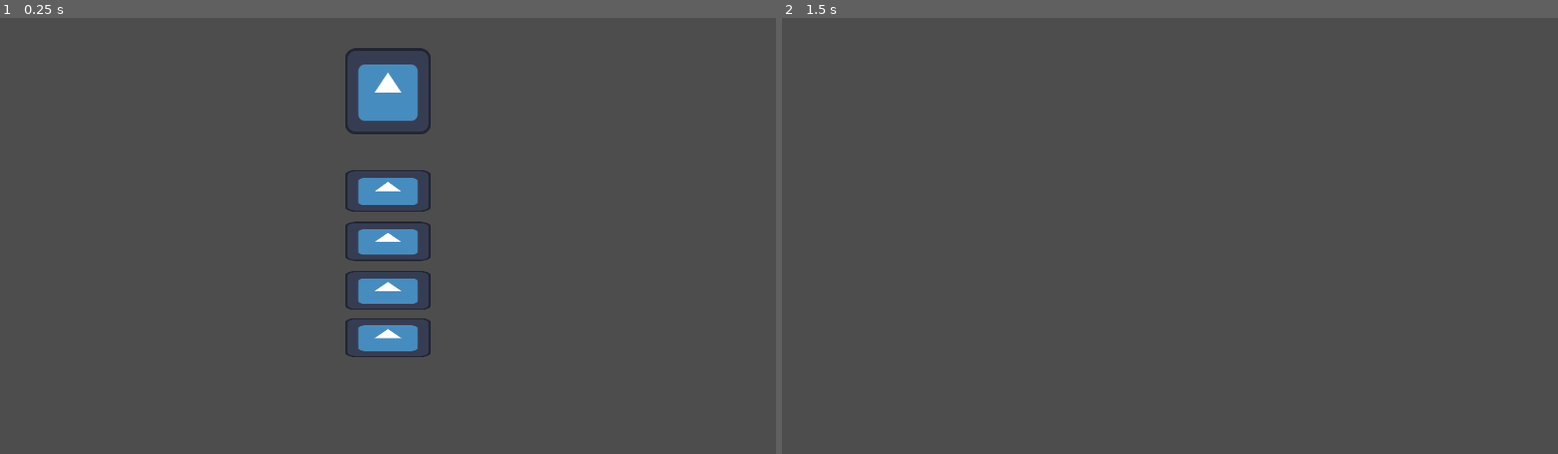
Above: before the commit, frames 1-2 (left to right).
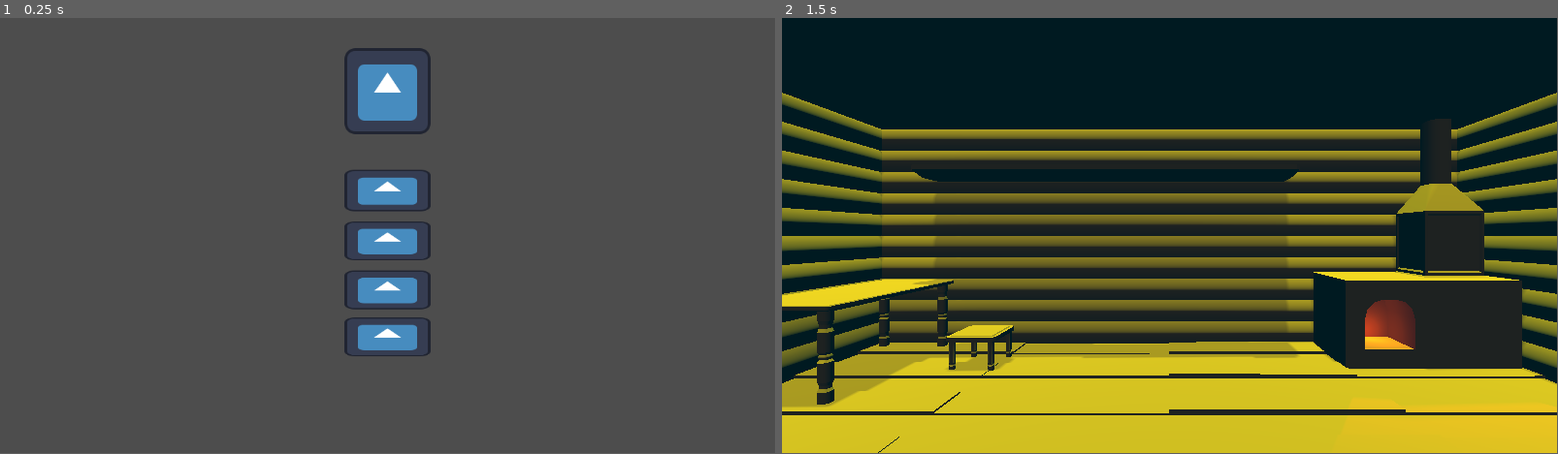
Above: after the commit, the same moments.

Repository: gshadows/natalie-and-1000-devils
Game: Godot game, scene res://main.tscn
Two runs of this game, one before a commit and one after it. Both use one fixed random seed, a clock stepped at 60 frames per second and the inputs below. The engine's default icon, where the game draws it, is replaced by a stand-in: a white triangle on a blue panel in a dark square.
Inputs (mouse positions are in pixels of both pictures, inside the frame that each line leads up to):
- Up to frame 1 (0.25 s): no input
- Up to frame 2 (1.5 s): click (1170, 192) at 0.5 s; tap Enter at 1.25 s; move the mouse to (1340, 214) at 1.27 s
The window is 800x450 before the commit and 799x449 after it. Grey fills any space a smaller window leaves; there, only what the larger window draws over its background counts as a difference.

The runs differ from the first frame. In frame 1, 0.4% of the frame differs, in the area x 44-56%, y 8-78%; in frame 2, 100%, in the area x 0-100%, y 0-100%.
Error before the commit: Cannot call method 'queue_free' on a null value. (res://main.gd:23)

Commit message:
Add some models and create first scene. Fix game start. Set up options.

Diff:
--- a/game/level_01.tscn
+++ b/game/level_01.tscn
@@ -1,3 +1,85 @@
-[gd_scene format=3 uid="uid://cnkus4ajhmk00"]
+[gd_scene load_steps=7 format=3 uid="uid://cnkus4ajhmk00"]
+
+[ext_resource type="PackedScene" uid="uid://cg3p8nmbiam78" path="res://models/room-1.glb" id="1_7rcfw"]
+[ext_resource type="PackedScene" uid="uid://s0iwctpb8jrw" path="res://models/stove.glb" id="2_gy0k6"]
+[ext_resource type="PackedScene" uid="uid://bwel2dcdja5yt" path="res://models/table.glb" id="3_2h2r5"]
+[ext_resource type="PackedScene" uid="uid://0f7ly3hyiqd" path="res://models/tabouret.glb" id="4_21vo0"]
+[ext_resource type="PackedScene" uid="uid://dr3k20qm3wclg" path="res://models/shelf_for_jars.glb" id="5_3j0f8"]
+
+[sub_resource type="Environment" id="Environment_cmo6g"]
+ambient_light_source = 2
+ambient_light_color = Color(0.00784314, 0.101961, 0.129412, 1)
+reflected_light_source = 1
 
 [node name="Level-01" type="Node3D"]
+transform = Transform3D(1, 0, 0, 0, 1, 0, 0, 0, 1, 0, 0, 0.761632)
+
+[node name="Statics" type="Node3D" parent="."]
+metadata/_edit_group_ = true
+metadata/_edit_lock_ = true
+
+[node name="Walls" parent="Statics" instance=ExtResource("1_7rcfw")]
+
+[node name="stove" parent="Statics" instance=ExtResource("2_gy0k6")]
+
+[node name="table" parent="Statics" instance=ExtResource("3_2h2r5")]
+
+[node name="tabouret" parent="Statics" instance=ExtResource("4_21vo0")]
+
+[node name="shelf_for_jars" parent="Statics" instance=ExtResource("5_3j0f8")]
+
+[node name="DirectionalLight3D" type="DirectionalLight3D" parent="Statics"]
+transform = Transform3D(0.999743, -0.0226876, -9.91706e-10, 0, -4.37114e-08, 1, -0.0226876, -0.999743, -4.37001e-08, 0, 5.49856, 6.18826)
+light_color = Color(0.678431, 0.6, 0, 1)
+light_bake_mode = 1
+shadow_enabled = true
+shadow_opacity = 0.5
+
+[node name="DirectionalLight3D2" type="DirectionalLight3D" parent="Statics"]
+transform = Transform3D(0.999743, -0.0226876, -2.94255e-09, 0.0161347, 0.710985, 0.703022, -0.0159499, -0.702842, 0.711168, 0, 5.49856, 6.18826)
+light_color = Color(0.784314, 0.545098, 0, 1)
+light_energy = 0.03
+light_indirect_energy = 0.0
+light_bake_mode = 1
+
+[node name="WorldEnvironment" type="WorldEnvironment" parent="Statics"]
+environment = SubResource("Environment_cmo6g")
+
+[node name="OmniLight3D" type="OmniLight3D" parent="Statics"]
+transform = Transform3D(1, 0, 0, 0, 1, 0, 0, 0, 1, 2.50387, 0.294781, -1.44974)
+light_color = Color(1, 0.211765, 0, 1)
+light_energy = 0.05
+light_size = 0.28
+shadow_enabled = true
+shadow_blur = 0.0
+
+[node name="Camera3D" type="Camera3D" parent="."]
+transform = Transform3D(1, 0, 0, 0, 1, 0, 0, 0, 1, 0, 1.51013, 3.39367)
+keep_aspect = 0
+fov = 90.0
+
+[node name="Markers" type="Node" parent="."]
+
+[node name="JarLeft" type="Marker3D" parent="Markers"]
+transform = Transform3D(1, 0, 0, 0, 1, 0, 0, 0, 1, -3, 2.34, -1.78)
+
+[node name="JarRight" type="Marker3D" parent="Markers"]
+transform = Transform3D(1, 0, 0, 0, 1, 0, 0, 0, 1, 1.35, 2.34, -1.78)
+
+[node name="Pump1" type="Marker3D" parent="Markers"]
+transform = Transform3D(1, 0, 0, 0, 1, 0, 0, 0, 1, -3.547, 0.895278, 0)
+
+[node name="Pump2" type="Marker3D" parent="Markers"]
+transform = Transform3D(1, 0, 0, 0, 1, 0, 0, 0, 1, -2.22835, 0.393894, -0.410858)
+
+[node name="Pump3" type="Marker3D" parent="Markers"]
+transform = Transform3D(1, 0, 0, 0, 1, 0, 0, 0, 1, 2.24155, 1.0057, -0.525545)
+
+[node name="Pump4" type="Marker3D" parent="Markers"]
+transform = Transform3D(1, 0, 0, 0, 1, 0, 0, 0, 1, 3.71598, -0.02127, 0.359028)
+
+[node name="Pump5" type="Marker3D" parent="Markers"]
+transform = Transform3D(1, 0, 0, 0, 1, 0, 0, 0, 1, -0.948244, -0.02127, 0.359028)
+
+[node name="Pump6" type="Marker3D" parent="Markers"]
+transform = Transform3D(1, 0, 0, 0, 1, 0, 0, 0, 1, 0.705706, -0.02127, 0.359028)
--- a/main.gd
+++ b/main.gd
@@ -20,7 +20,7 @@
 	_on_load_game(GAME_START_SCENE)
 
 func _on_load_game(scene_path: String) -> void:
-	_game.queue_free()
+	if _game: _game.queue_free()
 	_game = load(scene_path).instantiate()
 	add_child(_game)
 
--- a/project.godot
+++ b/project.godot
@@ -27,10 +27,6 @@
 
 Game="*res://game.gd"
 Settings="*res://utils/settings.gd"
-
-[display]
-
-window/stretch/mode="canvas_items"
 
 [input]
 
@@ -63,5 +59,5 @@
 
 [rendering]
 
-renderer/rendering_method="gl_compatibility"
+renderer/rendering_method="mobile"
 renderer/rendering_method.mobile="gl_compatibility"
Binary file added: models/pumpkin1.glb
Not shown, added: models/pumpkin1.glb.import
Binary file added: models/pumpkin13.glb
Not shown, added: models/pumpkin13.glb.import
Binary file added: models/pumpkin23.glb
Not shown, added: models/pumpkin23.glb.import
Binary file added: models/room-1.glb
Not shown, added: models/room-1.glb.import
Binary file added: models/shelf_for_jars.glb
Not shown, added: models/shelf_for_jars.glb.import
Binary file added: models/stove.glb
Not shown, added: models/stove.glb.import
(and 5 more such lines)
